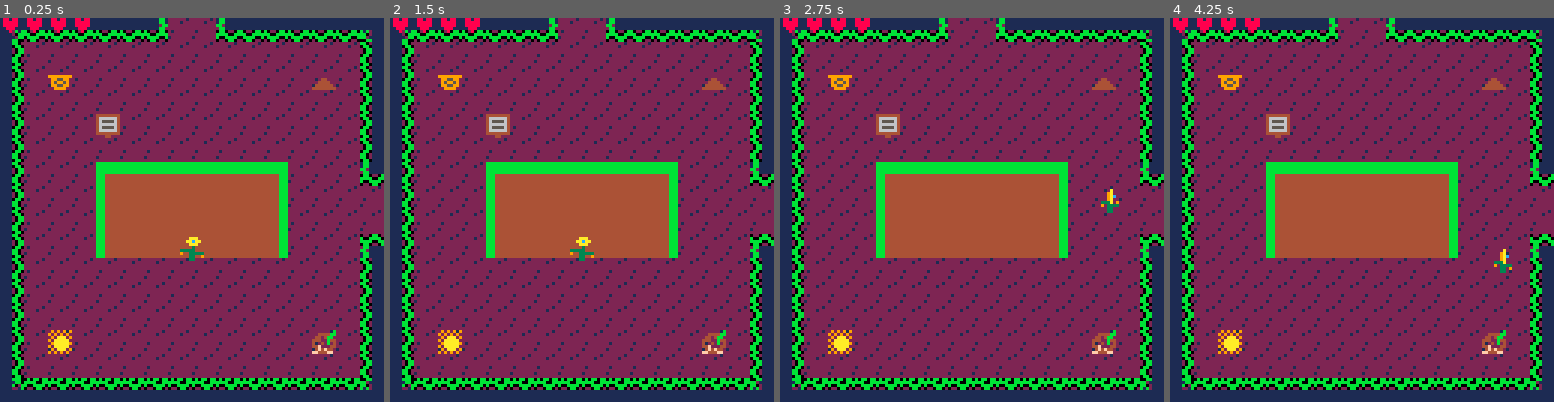
Above: before the commit, frames 1-4 (left to right).
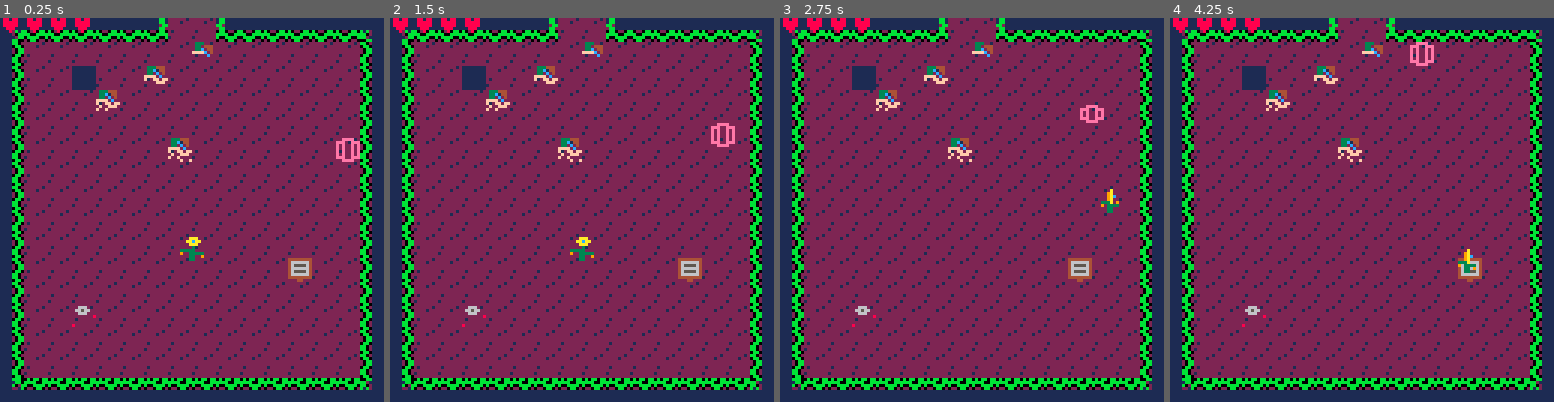
Above: after the commit, the same moments.

Repository: acwright/PICO-8
Game: PICO-8 cartridge ldjam/ldjam.p8
Two runs of this game, one before a commit and one after it. Both use one fixed random seed, a clock stepped at 60 frames per second and the inputs below.
Inputs:
- Up to frame 1 (0.25 s): no input
- Up to frame 2 (1.5 s): tap X (X key) at 0.33, 1.07 s; tap O (Z key) at 0.7 s
- Up to frame 3 (2.75 s): hold Right 1.6-2.1 s; tap O (Z key) at 1.7, 2.1, 2.5 s; tap X (X key) at 1.85 s; hold Up 2.15-2.42 s; hold Right from 2.47 s (still down)
- Up to frame 4 (4.25 s): tap O (Z key) every 0.4 s from 2.9 to 4.1 s; tap X (X key) at 2.97, 4.08 s; release Right at 3.03 s; hold Left 3.08-3.58 s; hold Down 3.63-3.97 s; hold Right from 4.02 s (still down)

The runs differ from the first frame. In frame 1, 16% of the frame differs, in the area x 12-100%, y 6-88%; in frame 2, 16%; in frame 3, 16%; in frame 4, 17%.

Commit message:
moved waves to room items, enemys are dying

Diff:
--- a/ldjam/ldjam.p8
+++ b/ldjam/ldjam.p8
@@ -62,10 +62,9 @@
 
 function init_game()
 	rooms=init_rooms()
-	room=rooms[5]
+	room=rooms[19]
 
 	player=init_player()
-	waves={}
 	game.update=update_game
 	game.draw=draw_game
 end
@@ -73,17 +72,11 @@
 function update_game()
 	room:update()
 	player:update()
-	for wave in all(waves) do
-		wave:update()
-	end
 end
 
 function draw_game()
 	room:draw()
 	player:draw()
-	for wave in all(waves) do
-		wave:draw()
-	end
 end
 -->8
 --gameover
@@ -402,10 +395,10 @@
 			--secondary
 			if btnp(4) then
 				if self.level>2 and self.energy>=3 then
-					add(waves,init_wave(self.x,self.y,1,0,self.level*5))
-					add(waves,init_wave(self.x,self.y,-1,0,self.level*5))
-					add(waves,init_wave(self.x,self.y,0,1,self.level*5))
-					add(waves,init_wave(self.x,self.y,0,-1,self.level*5))
+					add(room.items,init_wave(self.x,self.y,1,0,self.level*5))
+					add(room.items,init_wave(self.x,self.y,-1,0,self.level*5))
+					add(room.items,init_wave(self.x,self.y,0,1,self.level*5))
+					add(room.items,init_wave(self.x,self.y,0,-1,self.level*5))
 					self.energy-=3
 				end
 			end
@@ -425,7 +418,7 @@
 				end
 
 				local wave=init_wave(self.x,self.y,v_x,v_y,self.level*5)
-				add(waves,wave)
+				add(room.items,wave)
 				self.energy-=1
 			end
 			--damage
@@ -496,7 +489,9 @@
 			self.x+=self.vx
 			self.y+=self.vy
 			if(mhit(room.mapn,self,1)) self.vx=-self.vx self.vy=-self.vy
-
+			if (hit(self,3)) then
+				del(room.items,self)
+			end
 			-- sprite_timer
 			if (self.sprite_timer<=0) self.sprite_timer=timer self.sprite_frame+=1
 			self.sprite_timer-=1
@@ -519,6 +514,8 @@
 		sprite_timer=timer,
 		x=x,
 		y=y,
+		w=8,
+		h=8,
 		v=3,
 		v_x=v_x,
 		v_y=v_y,
@@ -553,7 +550,7 @@
 
 			--life
 			if self.life<=0 then
-				del(waves,self)
+				del(room.items,self)
 			end
 			self.life-=1
 		end,
@@ -729,12 +726,12 @@
 		--test items
 		init_item(3,2,16),
 		init_item(12,10,38),
-		init_item(7,5,48),
-		init_item(4,3,49),
-		init_item(6,2,50),
-		init_item(8,1,51),
+		init_powerup(7,5,48),
+		init_powerup(4,3,49),
+		init_powerup(6,2,50),
+		init_powerup(8,1,51),
 		init_item(3,12,39),
-		init_item(12,3,56)
+		init_enemy(12,3,56)
 	})
 	local room_19=init_room(13,{nil,nil,14,nil},{})
 	local room_20=init_room(13,{nil,nil,15,nil},{})
@@ -1471,7 +1468,7 @@
 0000000000000000000000000000000000000000000000000000000000000000bbb4444444444444444444444444444444444444444444444444444444444bbb
 c000000000000000000000000000000cc000000000000000000000000000000cbbb4444444444444444444444444444444444444444444444444444444444bbb
 __gff__
-0002020202020a0a02020202020000000202000202020a0a0000000000000000800202020000044000000000000000001010101010101010010101010101010100000000000000000000000000000000000000000000000000000000000000000000000000000000000000000000000000000000000000000000000000000000
+0002020202020a0a02020202020808080202000202020a0a0000000000000000800202020000044000000000000000001010101010101010010101010101010100000000000000000000000000000000000000000000000000000000000000000000000000000000000000000000000000000000000000000000000000000000
 0000000000000000200202020202020200000000000000000220202020202002000000000000000002202020202020020000000000000000022020202020200200000000000000000000000000000000000000000000000000000000000000000000000000000000000000000000000000000000000000000000000000000000
 __map__
 0102020202020412120502020202020301020202020204121205020202020203010202020202020202020202020202030102020202031112121301020202020301020202020202020202020202020203010202020202041212130102020202030102020202020412120502020202020301020202020311121205020202020203
